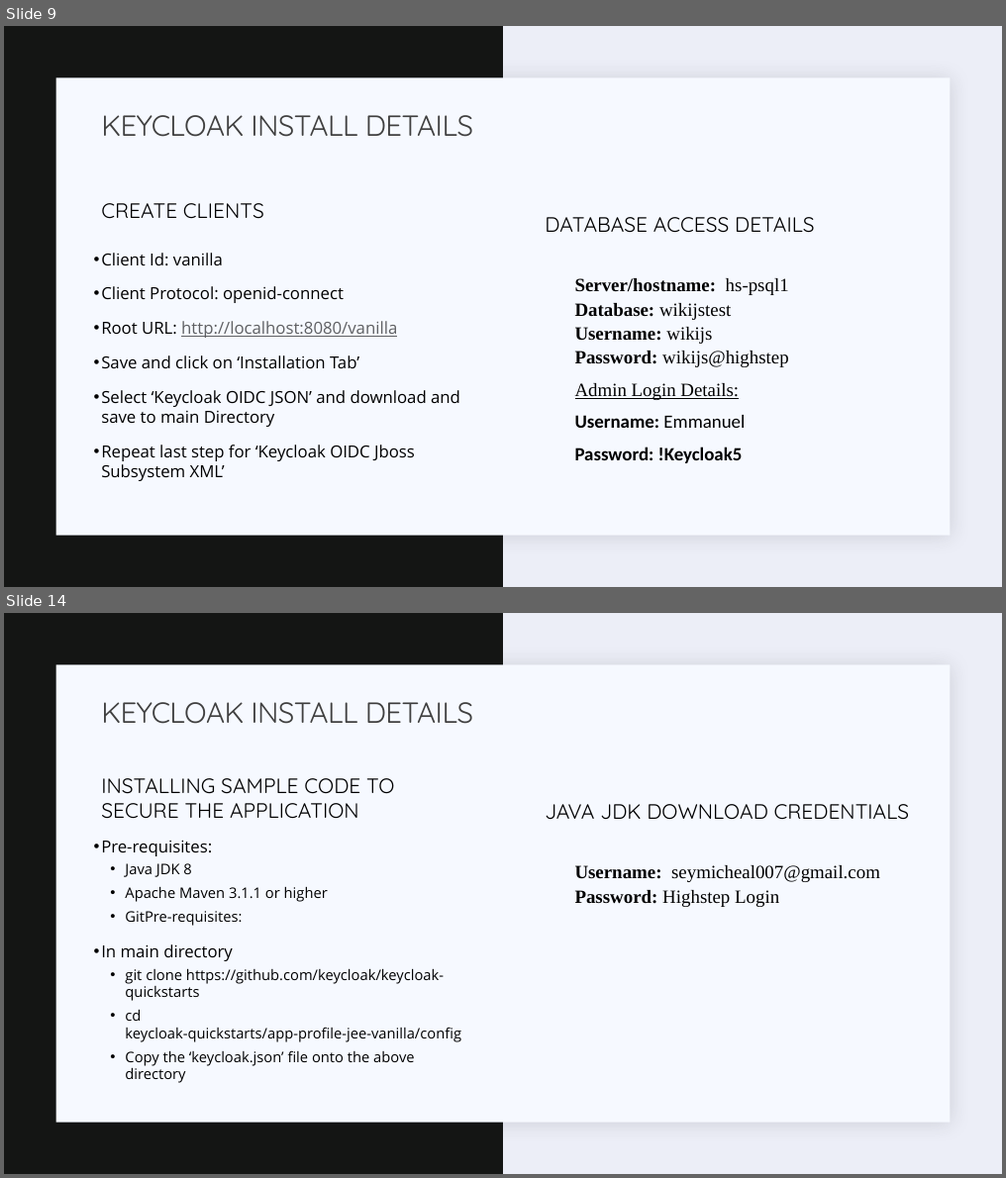
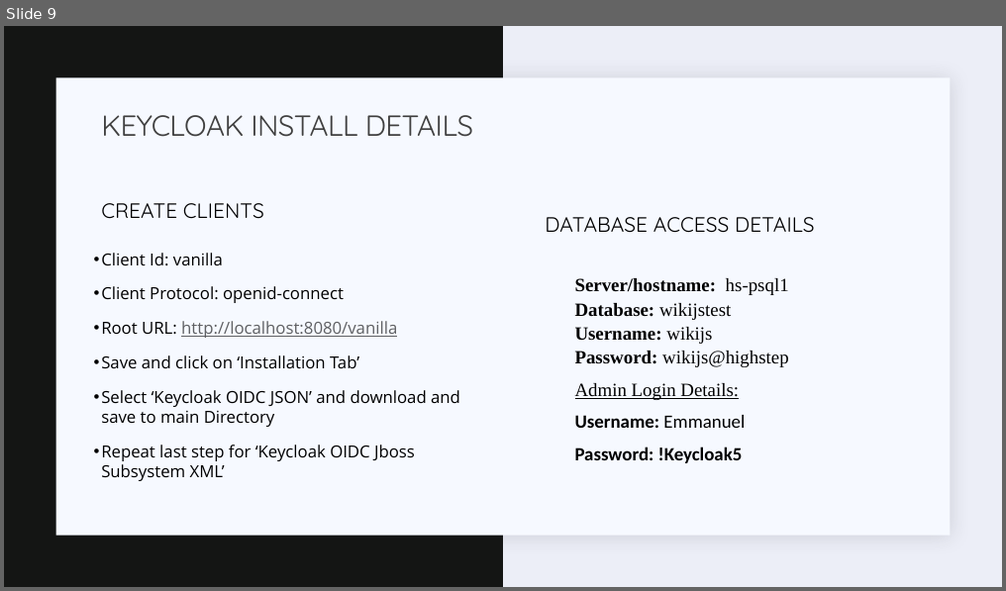
Before and after one commit to Emanoid/React-Keycloak-Application, a slide deck: Keycloak ConfigurationsTest.pptx. Shown one above the other, each under a label of ours: slides 9 and 14 before the commit, slide 9 after it; the slides between them are not shown. The pictures are 1006x1178 and 1006x591 pixels, drawn with LibreOffice and Linux fonts; fonts in the diff are those of the drawing. Boxes give left, top, right and bottom in pixels: in the first picture for what was removed or moved away, otherwise in the second. Text is boxed around its words. In the diff, an @@ line names an element or a change of style, - is before the commit and + after.

```diff
--- a/Keycloak ConfigurationsTest.pptx
+++ b/Keycloak ConfigurationsTest.pptx
@@ slide 14 removed at (4,613,1002,1174), background #ECEEF7; not listed: 2 template elements that a slide beside it also shows @@
@@ title removed at (101,702,473,724) @@
-KEYCLOAK INSTALL DETAILS
@@ text removed at (101,778,394,819) @@
-INSTALLING SAMPLE CODE TO SECURE THE APPLICATION
@@ text removed at (545,804,910,820) @@
-JAVA JDK DOWNLOAD CREDENTIALS
@@ text removed at (101,840,461,1083) @@
-• Pre-requisites:
-  • Java JDK 8
-  • Apache Maven 3.1.1 or higher
-  • GitPre-requisites:
-• In main directory
-  • git clone https://github.com/keycloak/keycloak-quickstarts
-  • cd keycloak-quickstarts/app-profile-jee-vanilla/config
-  • Copy the ‘keycloak.json’ file onto the above directory
@@ text removed at (575,865,880,907) @@
-  Username: seymicheal007@gmail.com
-  Password: Highstep Login
```
Also in this commit, not shown: 3 slides changed, 1 slide added, 2 other slides removed.
